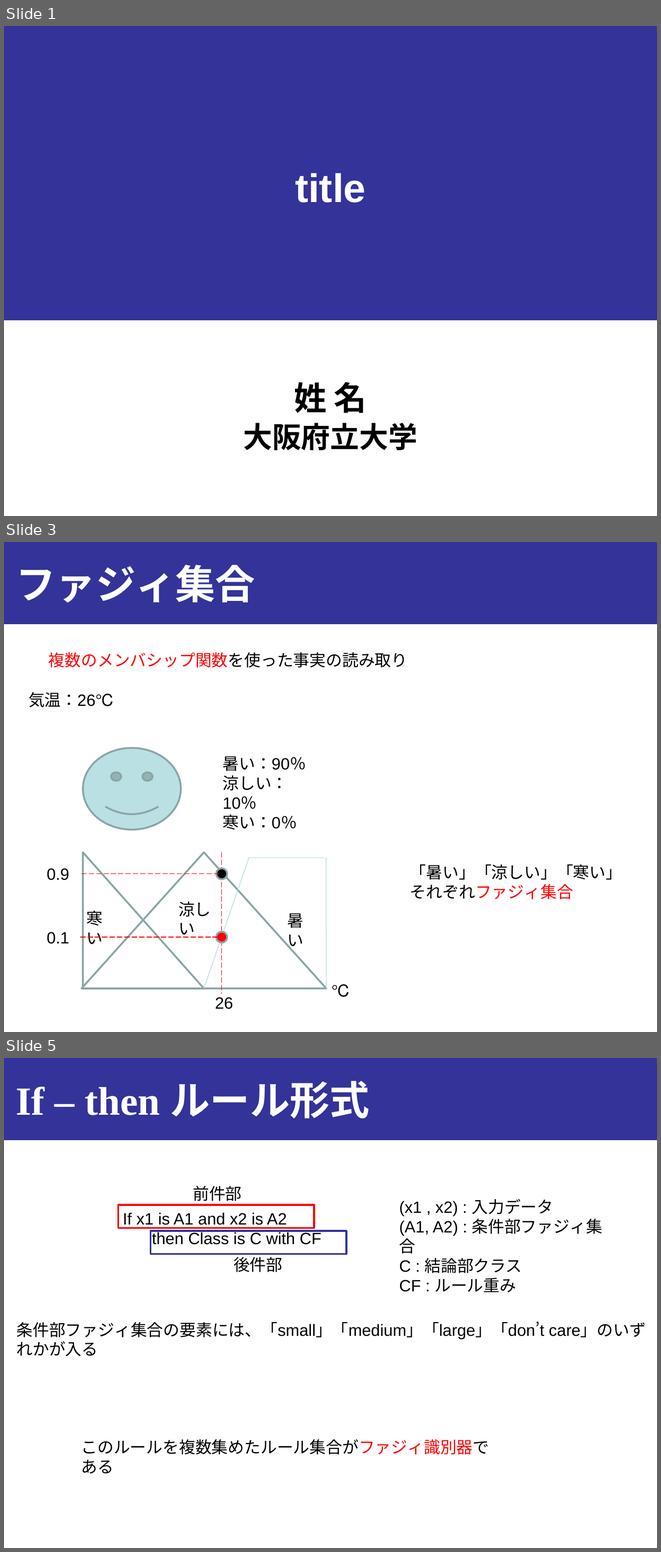
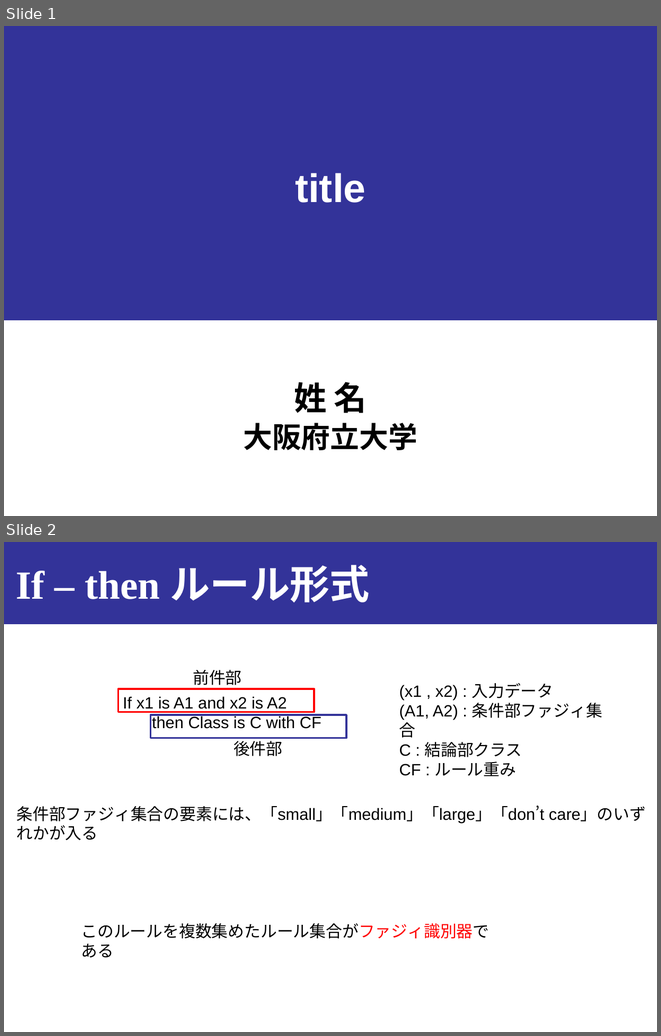
Before and after one commit to onikUone/Junior_slides, a slide deck: Junior_下書き.pptx. Shown one above the other, each under a label of ours: slides 1, 3 and 5 before the commit, slides 1 and 2 after it; the slides between them are not shown. The pictures are 661x1552 and 661x1036 pixels, drawn with LibreOffice and Linux fonts; fonts in the diff are those of the drawing. Boxes give left, top, right and bottom in pixels: in the first picture for what was removed or moved away, otherwise in the second. Text is boxed around its words. In the diff, an @@ line names an element or a change of style, - is before the commit and + after.

```diff
--- a/Junior_下書き.pptx
+++ b/Junior_下書き.pptx
@@ slide 3 removed at bbox=[4, 542, 657, 1032], background #FFFFFF; not listed: 1 template element that a slide beside it also shows @@
@@ title removed at bbox=[16, 565, 256, 602] @@
-ファジィ集合
@@ text removed at bbox=[49, 652, 408, 668] @@
-複数のメンバシップ関数を使った事実の読み取り
@@ text removed at bbox=[28, 692, 115, 707] @@
-気温：26℃
@@ smiley face removed at bbox=[83, 748, 181, 829] @@
@@ text removed at bbox=[223, 756, 306, 830] @@
-暑い：90％
-涼しい：10％
-寒い：0％
@@ line removed from (221, 852) to (221, 994) @@
@@ group removed at bbox=[47, 852, 327, 988]: 5 texts, 3 lines, 2 triangles @@
-暑い
-涼しい
-寒い
-0.9
-0.1
@@ line removed from (81, 874) to (221, 874) @@
@@ ellipse removed at bbox=[216, 868, 227, 880] @@
@@ text removed at bbox=[410, 864, 622, 899] @@
-「暑い」「涼しい」「寒い」
-それぞれファジィ集合
@@ line removed from (80, 937) to (221, 937) @@
@@ ellipse removed at bbox=[216, 931, 227, 942] @@
@@ text removed at bbox=[332, 984, 351, 997] @@
-℃
@@ text removed at bbox=[215, 997, 233, 1009] @@
-26
@@ what was slide 5 is now slide 2 @@
```
Also in this commit, not shown: 1 slide added, 2 other slides removed, 5 other files.
